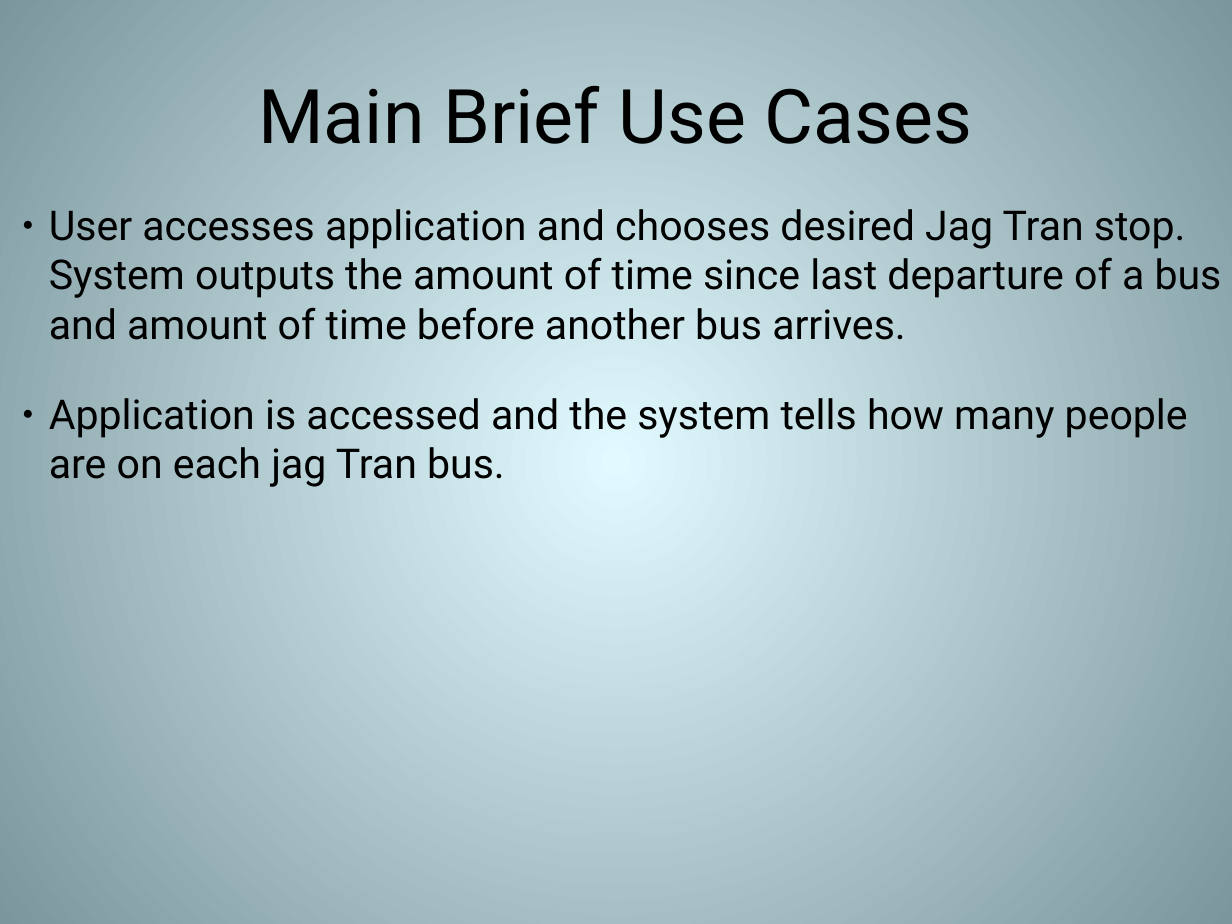
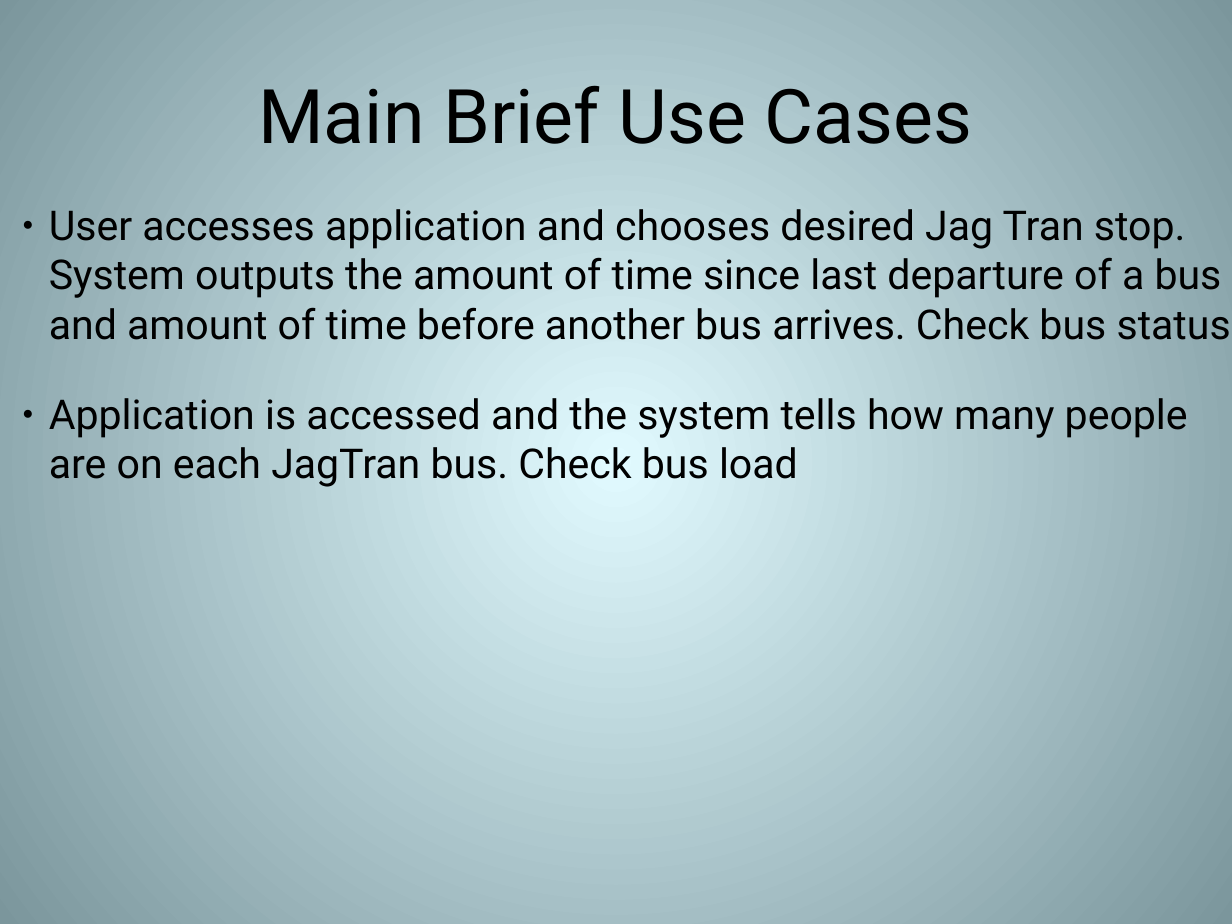
Before and after one commit to hjc/JagTrack, a slide deck: slide 8 of LCO_Brief_Placeholder/Deliverables/lco-briefing.pptx (slide 7 before the commit). Drawn at 1232x924 pixels with LibreOffice and Linux fonts; fonts in the diff are those of the drawing. Boxes give left, top, right and bottom in pixels: in the first picture for what was removed or moved away, otherwise in the second. Text is boxed around its words. In the diff, an @@ line names an element or a change of style, - is before the commit and + after.

Commit message:
Finished LCO brief PPT

```diff
--- a/LCO_Brief_Placeholder/Deliverables/lco-briefing.pptx
+++ b/LCO_Brief_Placeholder/Deliverables/lco-briefing.pptx
@@ text at box(49, 209, 1231, 487): text changed @@
-● User accesses application and chooses desired Jag Tran stop. System outputs the amount of time since last departure of a bus and amount of time before another bus arrives.
-● Application is accessed and the system tells how many people are on each jag Tran bus.
+● User accesses application and chooses desired Jag Tran stop. System outputs the amount of time since last departure of a bus and amount of time before another bus arrives. Check bus status
+● Application is accessed and the system tells how many people are on each JagTran bus. Check bus load
```
Also in this commit, not shown: 1 other slide changed, 1 other file.
